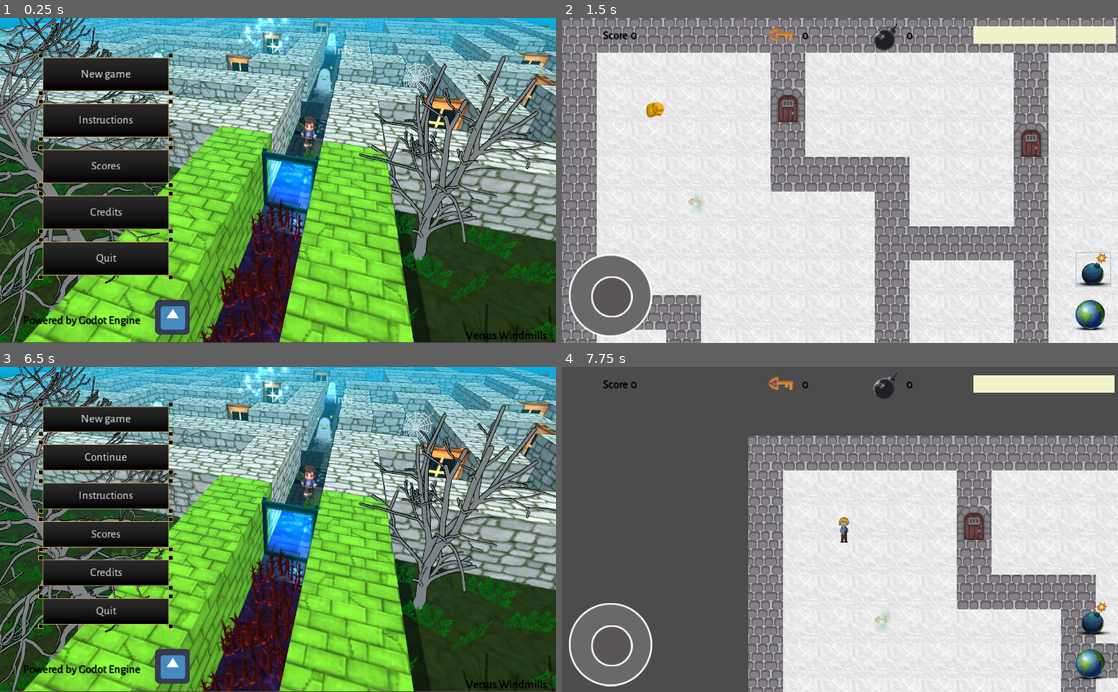
Above: before the commit, frames 1-4 (two rows, left to right).
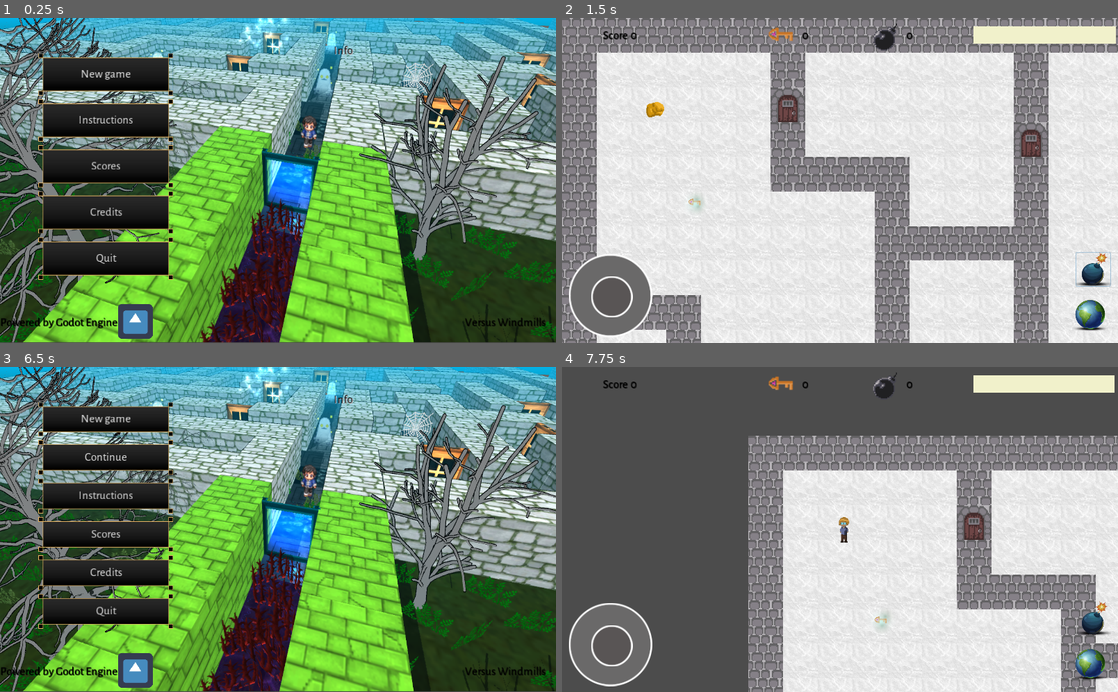
Above: after the commit, the same moments.

Repository: rogerdv/labyrinth
Game: Godot game, scene res://Scenes/main_menu.tscn
Two runs of this game, one before a commit and one after it. Both use one fixed random seed, a clock stepped at 60 frames per second and the inputs below. The engine's default icon, where the game draws it, is replaced by a stand-in: a white triangle on a blue panel in a dark square.
Inputs (mouse positions are in pixels of both pictures, inside the frame that each line leads up to):
- Up to frame 1 (0.25 s): no input
- Up to frame 2 (1.5 s): click "New game" at 0.5 s; click (1095, 268) at 1.25 s
- Up to frame 3 (6.5 s): click (528, 662) at 2 s; tap Enter at 2.75 s; move the mouse to (400, 513) at 2.77 s; hold Right (ui_right) 2.78-3.5 s; tap M at 2.85, 4.35, 5.85 s; click (400, 513) at 2.92 s; tap Space at 3.02, 6.02 s; drag from (166, 545) to (250, 594) at 3.52 s; move the mouse to (333, 458) at 4.27 s; hold Right (ui_right) 4.28-5 s; drag from (250, 594) to (111, 480) at 5.02 s; move the mouse to (444, 578) at 5.77 s; hold Left (ui_left) from 5.78 s (still down); tap Escape at 6.4 s
- Up to frame 4 (7.75 s): release Left (ui_left) at 6.5 s; click "New game" at 6.5 s; drag from (673, 480) to (878, 620) at 7.27 s

The runs differ from the first frame. In frame 1, 2.1% of the frame differs, in the area x 0-99%, y 8-99%; in frame 2, nothing differs; in frame 3, 2.1%; in frame 4, nothing differs.
Error in both runs: Attempt to call function 'ToggleCamera' in base 'null instance' on a null instance. (res://Scripts/SceneInfo.gd:26)

Commit message:
Cosmetic fixes

Diff:
--- a/Scenes/main_menu.tscn
+++ b/Scenes/main_menu.tscn
@@ -131,44 +131,61 @@
 margin_right = -16.92
 margin_bottom = -0.200005
 custom_fonts/font = ExtResource( 5 )
+custom_colors/font_color = Color( 0, 0, 0, 1 )
+custom_colors/font_outline_modulate = Color( 0.894118, 0.431373, 0.431373, 1 )
+custom_colors/font_color_shadow = Color( 0.913725, 0.756863, 0.756863, 1 )
 text = "Info"
 __meta__ = {
 "_edit_use_anchors_": false
 }
 
-[node name="develop_by" type="Label" parent="."]
-anchor_left = 1.0
+[node name="HBoxContainer" type="HBoxContainer" parent="."]
 anchor_top = 1.0
 anchor_right = 1.0
 anchor_bottom = 1.0
-margin_left = -166.0
-margin_top = -27.0
-theme = ExtResource( 4 )
-text = "Versus Windmills"
+margin_top = -71.0
+margin_bottom = -2.0
+custom_constants/separation = 0
 __meta__ = {
 "_edit_use_anchors_": false
 }
 
-[node name="power_by" type="Label" parent="."]
-anchor_left = 0.018
-anchor_top = 0.874
-anchor_right = 0.221
-anchor_bottom = 0.954
-margin_left = 23.3112
-margin_top = 20.717
-margin_right = -21.5608
-margin_bottom = -13.283
+[node name="power_by" type="Label" parent="HBoxContainer"]
+margin_top = 21.0
+margin_right = 219.0
+margin_bottom = 48.0
 theme = ExtResource( 4 )
 text = "Powered by Godot Engine"
 __meta__ = {
 "_edit_use_anchors_": false
 }
 
-[node name="icon" type="Sprite" parent="power_by"]
-position = Vector2( 276.029, 8.31048 )
+[node name="TextureRect" type="TextureRect" parent="HBoxContainer"]
+margin_left = 219.0
+margin_right = 283.0
+margin_bottom = 69.0
 texture = ExtResource( 6 )
+
+[node name="MarginContainer" type="MarginContainer" parent="HBoxContainer"]
+margin_left = 283.0
+margin_right = 1024.0
+margin_bottom = 69.0
+size_flags_horizontal = 3
+custom_constants/margin_right = 20
+
+[node name="develop_by" type="Label" parent="HBoxContainer/MarginContainer"]
+margin_top = 21.0
+margin_right = 721.0
+margin_bottom = 48.0
+size_flags_horizontal = 3
+theme = ExtResource( 4 )
+text = "Versus Windmills"
+align = 2
+__meta__ = {
+"_edit_use_anchors_": false
+}
 [connection signal="pressed" from="VBoxContainer/newgame" to="." method="_on_newgame_pressed"]
 [connection signal="pressed" from="VBoxContainer/continue" to="." method="_on_continue_pressed"]
 [connection signal="pressed" from="VBoxContainer/credits" to="." method="_on_credits_pressed"]
+[connection signal="pressed" from="VBoxContainer/quit" to="." method="_on_quit_pressed"]
 [connection signal="pressed" from="VBoxContainer/quit" to="." method="_on_newgame_pressed"]
-[connection signal="pressed" from="VBoxContainer/quit" to="." method="_on_quit_pressed"]
